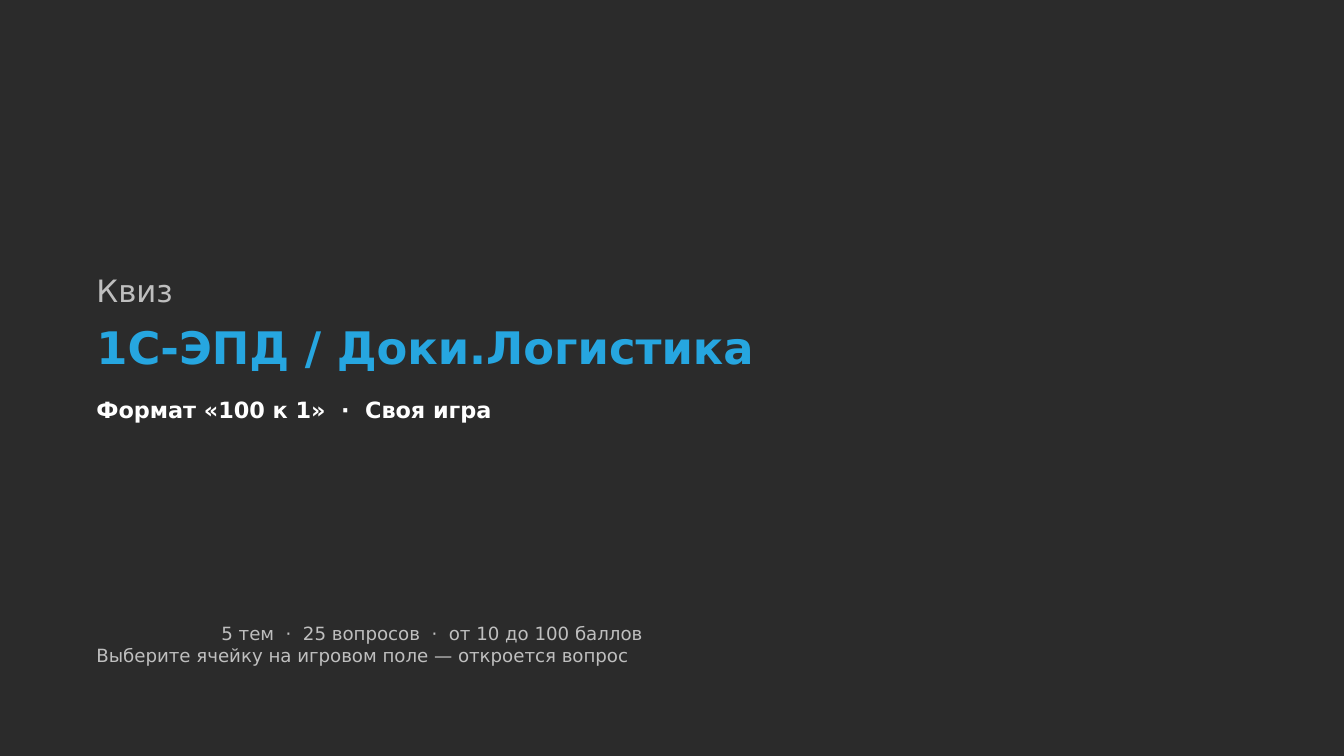
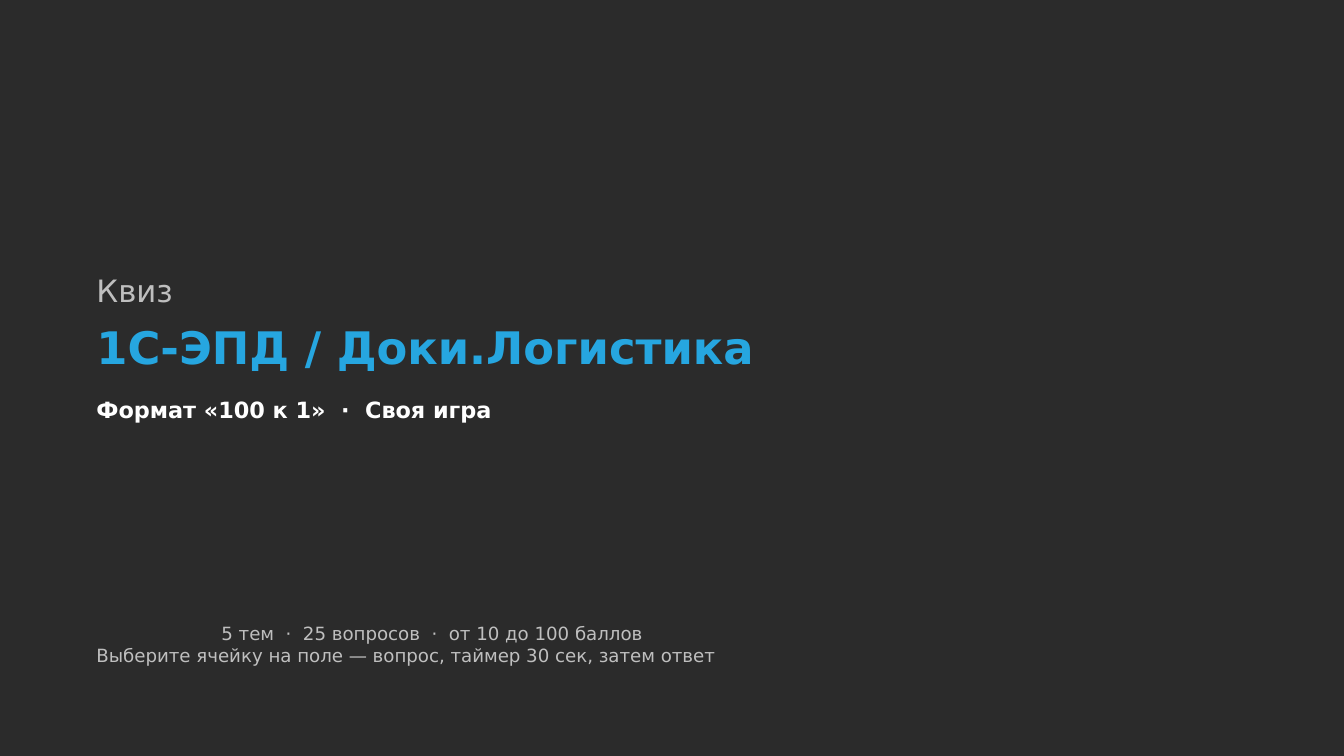
Before and after one commit to daaanilNikonov/for-lisa, a slide deck: slide 1 of presentation/quiz/Квиз_1С-ЭПД_Доки_Логистика_100к1.pptx. Drawn at 1344x756 pixels with LibreOffice and Linux fonts; fonts in the diff are those of the drawing; background and template pictures are left out; a plain dark background stands for a picture behind light text. Boxes give left, top, right and bottom in pixels: in the first picture for what was removed or moved away, otherwise in the second. Text is boxed around its words. In the diff, an @@ line names an element or a change of style, - is before the commit and + after.

```diff
--- a/presentation/quiz/Квиз_1С-ЭПД_Доки_Логистика_100к1.pptx
+++ b/presentation/quiz/Квиз_1С-ЭПД_Доки_Логистика_100к1.pptx
@@ subtitle at (96,626,715,666): text changed @@
-5 тем · 25 вопросов · от 10 до 100 баллов
-Выберите ячейку на игровом поле — откроется вопрос
+5 тем · 25 вопросов · от 10 до 100 баллов
+Выберите ячейку на поле — вопрос, таймер 30 сек, затем ответ
```
Also in this commit, not shown: 26 other slides changed, 4 other files.
